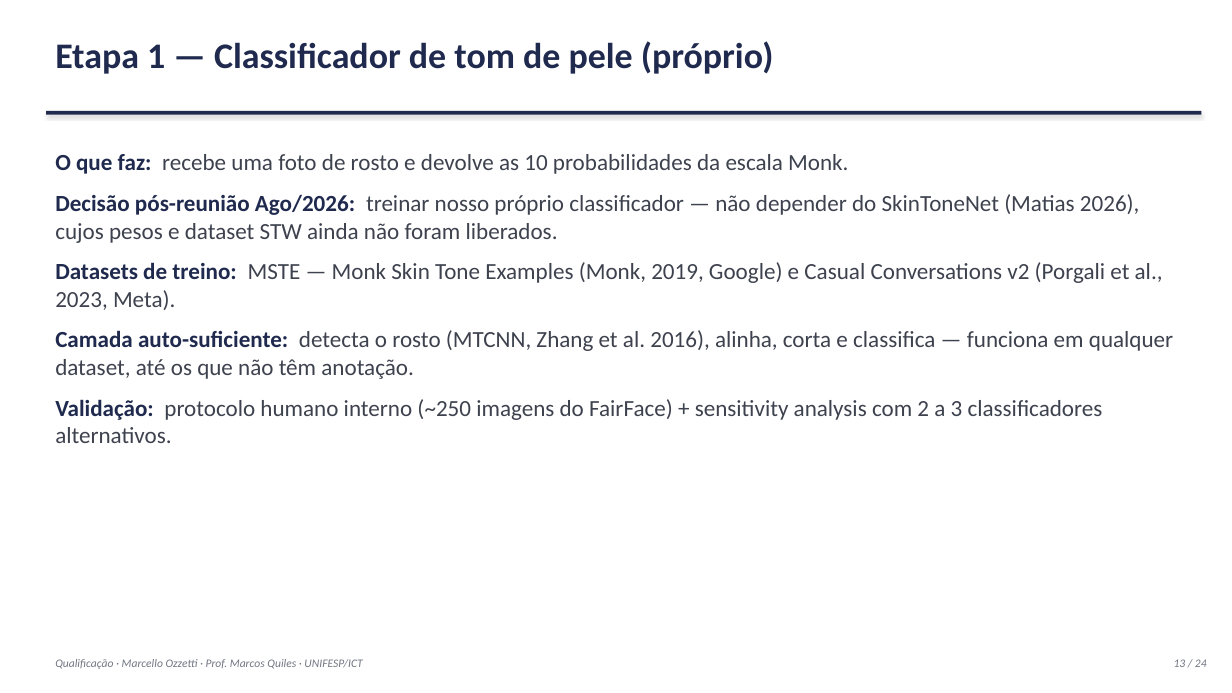
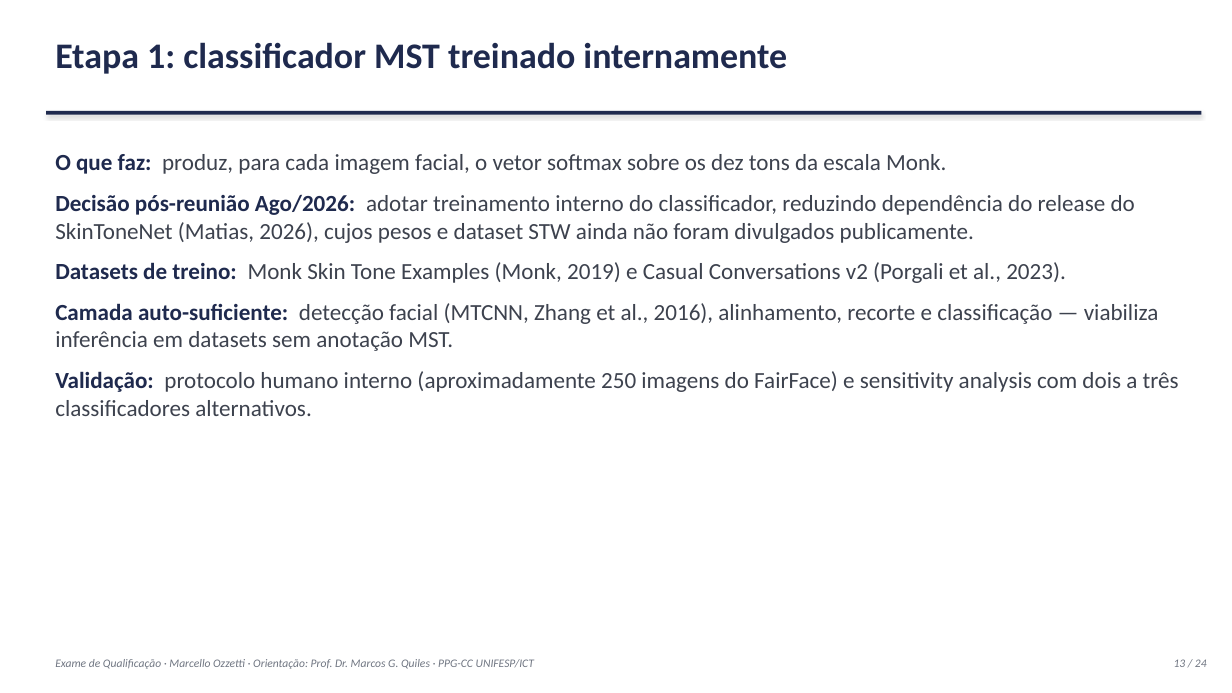
Before and after one commit to marcellozzetti/Facial-Recognition-Models-Mitigating-Bias, a slide deck: slide 13 of docs/ativo/material_qualificacao_2026-10-05.pptx. Drawn at 1232x693 pixels with LibreOffice and Linux fonts; fonts in the diff are those of the drawing. Boxes give left, top, right and bottom in pixels: in the first picture for what was removed or moved away, otherwise in the second. Text is boxed around its words. In the diff, an @@ line names an element or a change of style, - is before the commit and + after.

```diff
--- a/docs/ativo/material_qualificacao_2026-10-05.pptx
+++ b/docs/ativo/material_qualificacao_2026-10-05.pptx
@@ text at bbox=[55, 42, 787, 74]: text changed @@
-Etapa 1 — Classificador de tom de pele (próprio)
+Etapa 1: classificador MST treinado internamente
@@ text at bbox=[55, 154, 1179, 416]: text changed @@
-O que faz: recebe uma foto de rosto e devolve as 10 probabilidades da escala Monk.
-Decisão pós-reunião Ago/2026: treinar nosso próprio classificador — não depender do SkinToneNet (Matias 2026), cujos pesos e dataset STW ainda não foram liberados.
-Datasets de treino: MSTE — Monk Skin Tone Examples (Monk, 2019, Google) e Casual Conversations v2 (Porgali et al., 2023, Meta).
-Camada auto-suficiente: detecta o rosto (MTCNN, Zhang et al. 2016), alinha, corta e classifica — funciona em qualquer dataset, até os que não têm anotação.
-Validação: protocolo humano interno (~250 imagens do FairFace) + sensitivity analysis com 2 a 3 classificadores alternativos.
+O que faz: produz, para cada imagem facial, o vetor softmax sobre os dez tons da escala Monk.
+Decisão pós-reunião Ago/2026: adotar treinamento interno do classificador, reduzindo dependência do release do SkinToneNet (Matias, 2026), cujos pesos e dataset STW ainda não foram divulgados publicamente.
+Datasets de treino: Monk Skin Tone Examples (Monk, 2019) e Casual Conversations v2 (Porgali et al., 2023).
+Camada auto-suficiente: detecção facial (MTCNN, Zhang et al., 2016), alinhamento, recorte e classificação — viabiliza inferência em datasets sem anotação MST.
+Validação: protocolo humano interno (aproximadamente 250 imagens do FairFace) e sensitivity analysis com dois a três classificadores alternativos.
@@ text at bbox=[55, 659, 534, 669]: text changed @@
-Qualificação · Marcello Ozzetti · Prof. Marcos Quiles · UNIFESP/ICT
+Exame de Qualificação · Marcello Ozzetti · Orientação: Prof. Dr. Marcos G. Quiles · PPG-CC UNIFESP/ICT
```
Also in this commit, not shown: 21 other slides changed, 1 other file.
